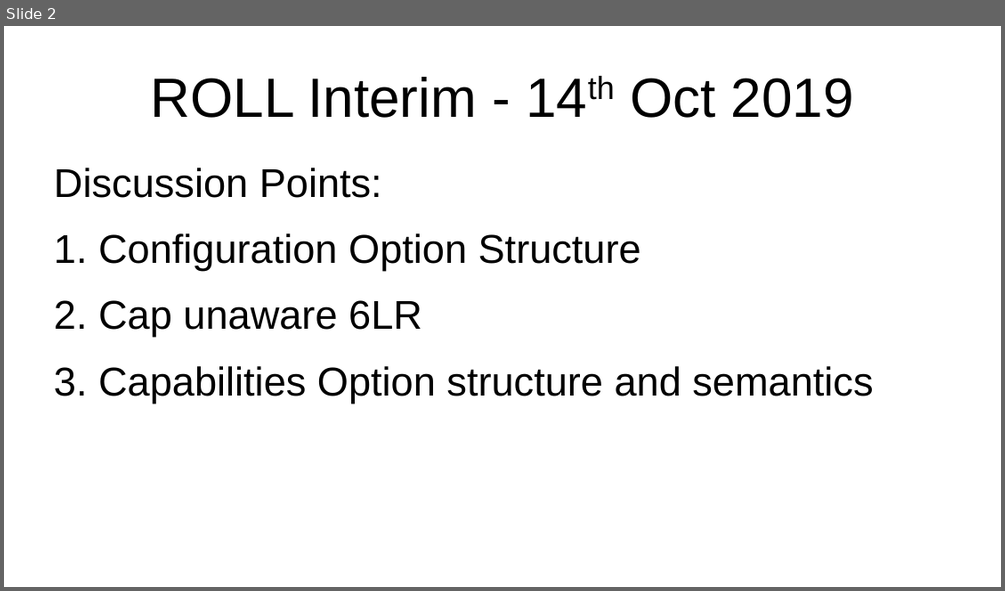
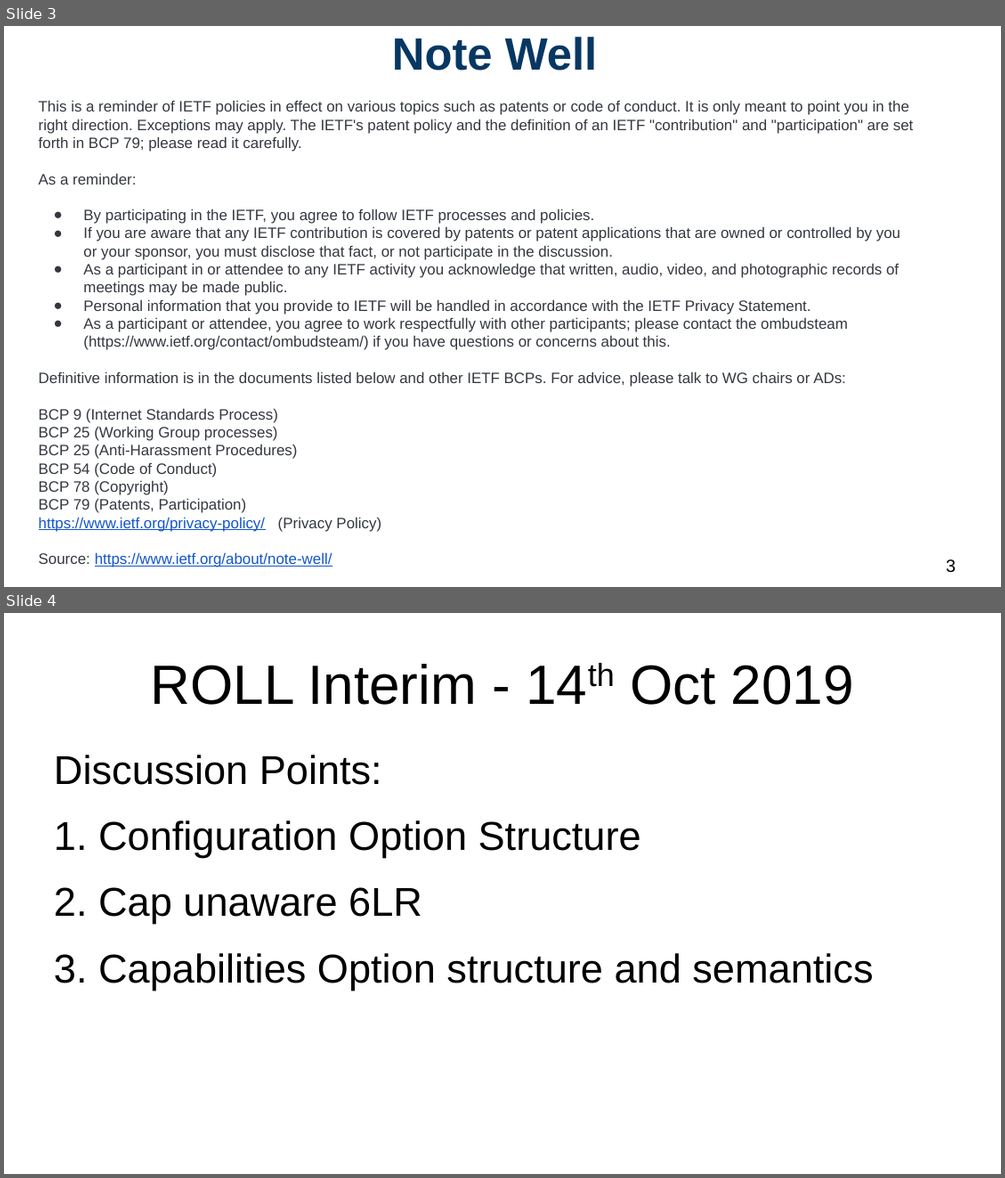
Before and after one commit to roll-wg/ROLL-Interim-Meeting, a slide deck: 20191014/roll-interim-14Oct19.odp. Shown one above the other, each under a label of ours: slide 2 before the commit, slides 3 and 4 after it. The pictures are 1005x591 and 1005x1178 pixels, drawn with LibreOffice and Linux fonts; fonts in the diff are those of the drawing. Boxes give left, top, right and bottom in pixels: in the first picture for what was removed or moved away, otherwise in the second. Text is boxed around its words. In the diff, an @@ line names an element or a change of style, - is before the commit and + after.

```diff
--- a/20191014/roll-interim-14Oct19.odp
+++ b/20191014/roll-interim-14Oct19.odp
@@ slide 3 added at (4,26,1001,587), background #FFFFFF @@
@@ title added at (392,37,597,70), 36 pt, text #073763, bold @@
+Note Well
@@ text added at (39,100,914,532), 12 pt, text #333741 @@
+This is a reminder of IETF policies in effect on various topics such as patents or code of conduct. It is only meant to point you in the right direction. Exceptions may apply. The IETF's patent policy and the definition of an IETF "contribution" and "participation" are set forth in BCP 79; please read it carefully.
+As a reminder:
+● By participating in the IETF, you agree to follow IETF processes and policies.
+● If you are aware that any IETF contribution is covered by patents or patent applications that are owned or controlled by you or your sponsor, you must disclose that fact, or not participate in the discussion.
+● As a participant in or attendee to any IETF activity you acknowledge that written, audio, video, and photographic records of meetings may be made public.
+● Personal information that you provide to IETF will be handled in accordance with the IETF Privacy Statement.
+● As a participant or attendee, you agree to work respectfully with other participants; please contact the ombudsteam (https://www.ietf.org/contact/ombudsteam/) if you have questions or concerns about this.
+Definitive information is in the documents listed below and other IETF BCPs. For advice, please talk to WG chairs or ADs:
+BCP 9 (Internet Standards Process)
+BCP 25 (Working Group processes)
+BCP 25 (Anti-Harassment Procedures)
+BCP 54 (Code of Conduct)
+BCP 78 (Copyright)
+BCP 79 (Patents, Participation)
+https://www.ietf.org/privacy-policy/ (Privacy Policy)
+Source: https://www.ietf.org/about/note-well/
@@ page number added at (946,559,955,572), 14 pt, text #000000 @@
+3
@@ what was slide 2 is now slide 4 @@
```
Also in this commit, not shown: 1 other slide added, 1 other file.
